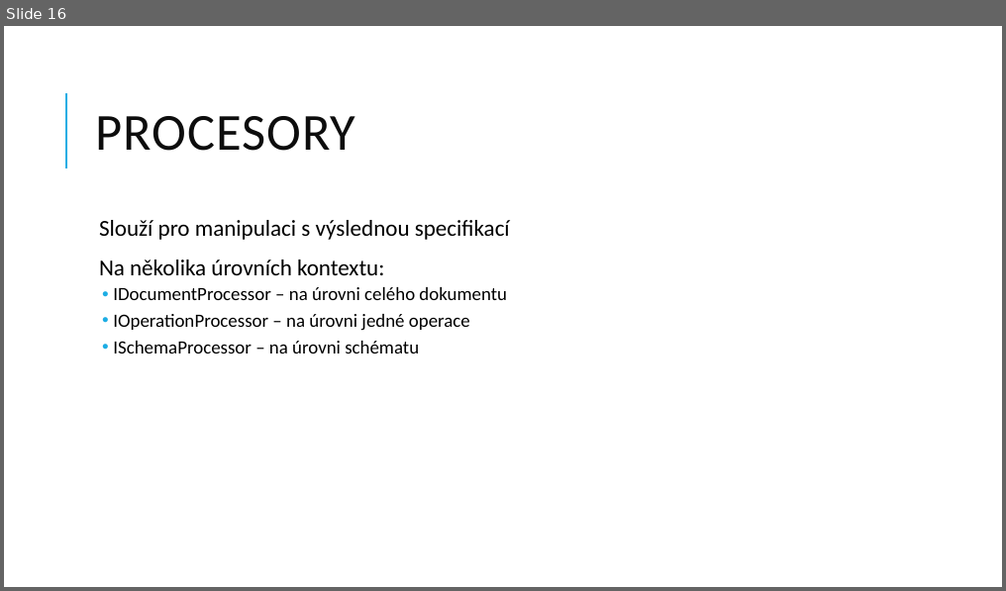
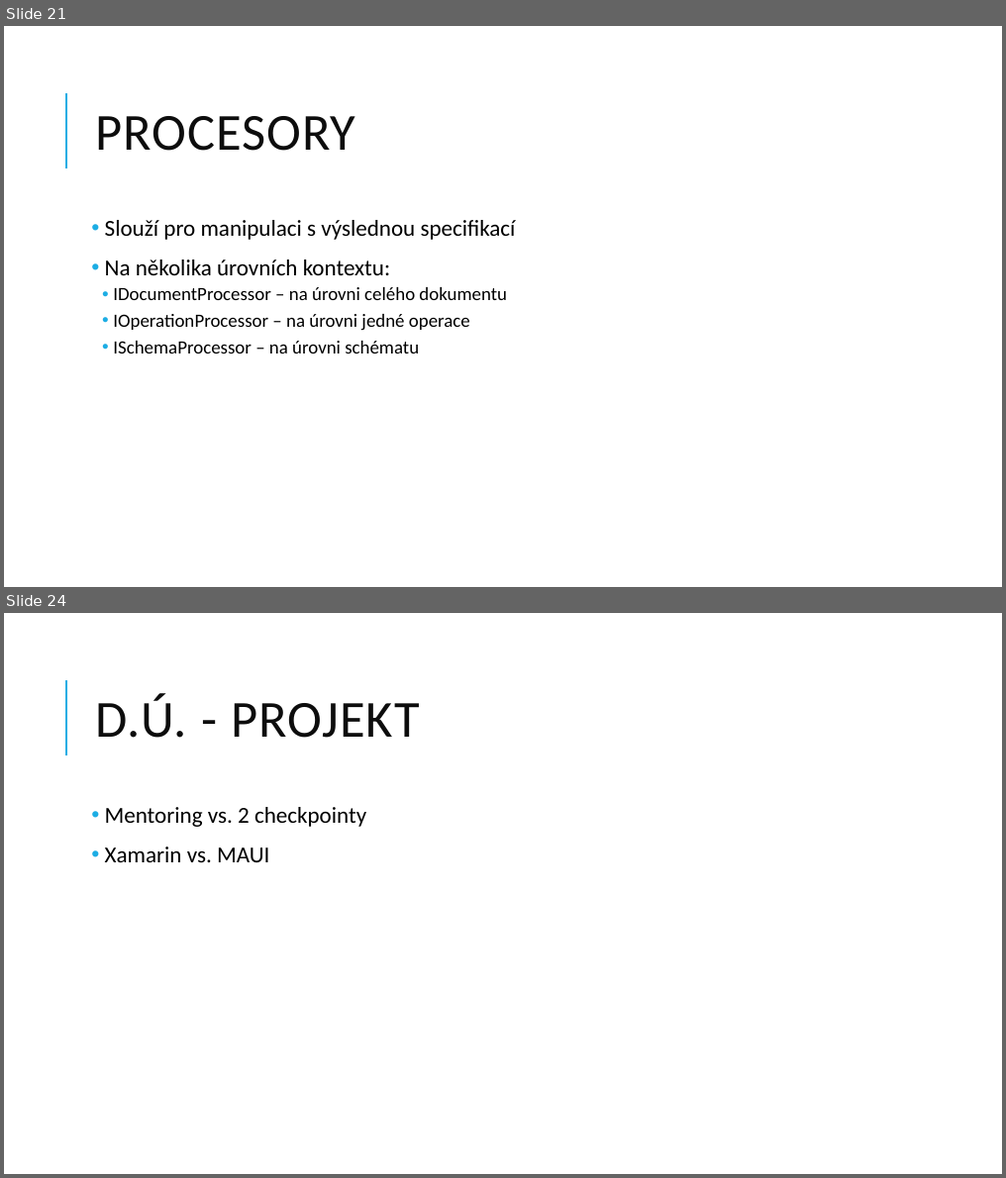
Before and after one commit to jasho/pv239-maui, a slide deck: 06_API/PV239-Xamarin-06_API.pptx. Shown one above the other, each under a label of ours: slide 16 before the commit, slides 21 and 24 after it; the slides between them are not shown. The pictures are 1006x591 and 1006x1178 pixels, drawn with LibreOffice and Linux fonts; fonts in the diff are those of the drawing. Boxes give left, top, right and bottom in pixels: in the first picture for what was removed or moved away, otherwise in the second. Text is boxed around its words. In the diff, an @@ line names an element or a change of style, - is before the commit and + after.

```diff
--- a/06_API/PV239-Xamarin-06_API.pptx
+++ b/06_API/PV239-Xamarin-06_API.pptx
@@ slide 24 added at [4, 613, 1002, 1174], background #FFFFFF; not listed: 1 template element that a slide beside it also shows @@
@@ title added at [95, 694, 420, 738], 50 pt, text #0D0D0D @@
+D.Ú. - PROJEKT
@@ text added at [105, 807, 366, 862], 22 pt, text #000000 @@
+• Mentoring vs. 2 checkpointy
+• Xamarin vs. MAUI
@@ what was slide 16 is now slide 21 @@
@@ slide 21 changed as well @@
@@ text at [105, 220, 516, 275]: bullet   to • @@
```
Also in this commit, not shown: 15 other slides changed, 6 other slides added, 11 other files.
